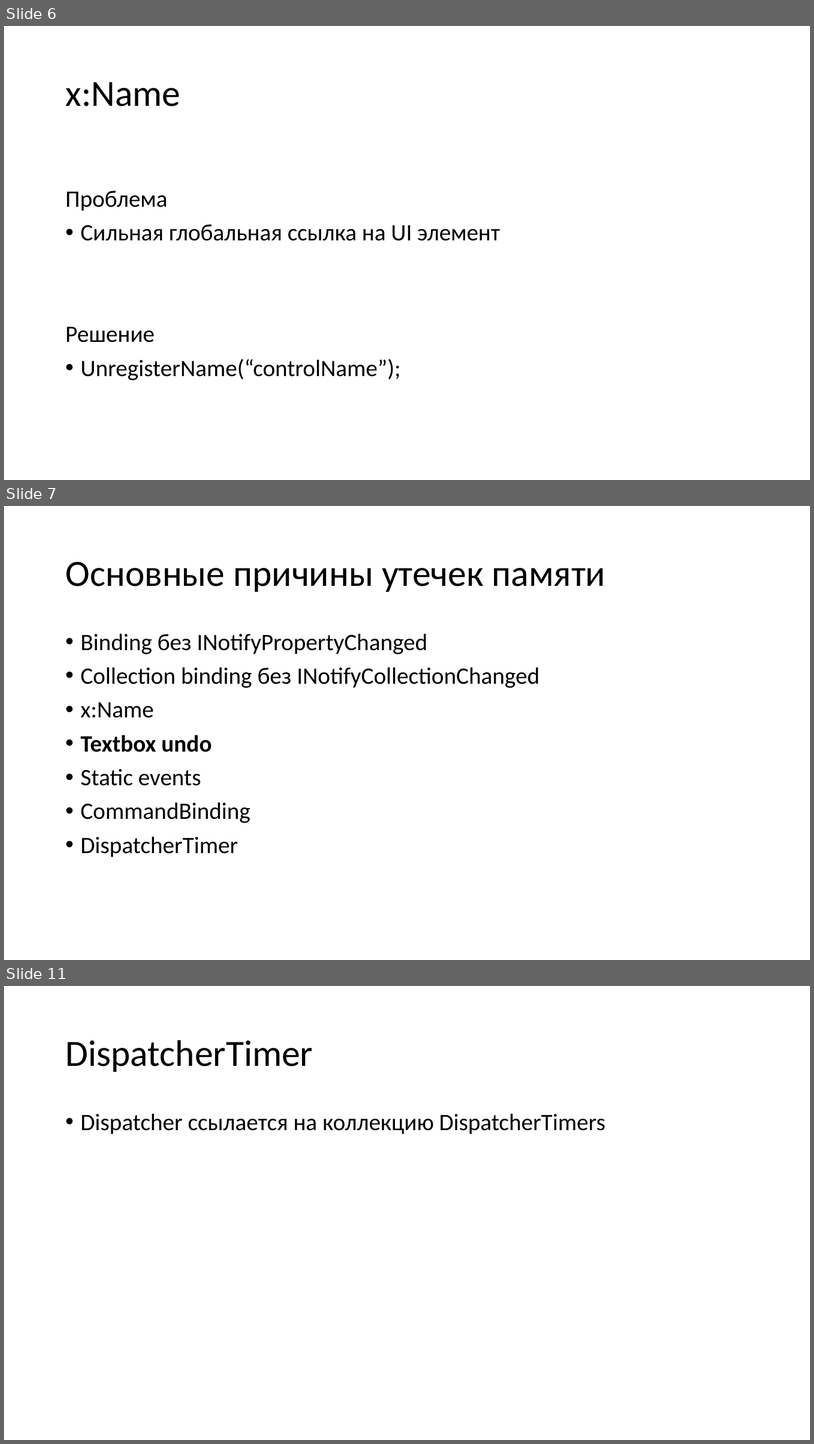
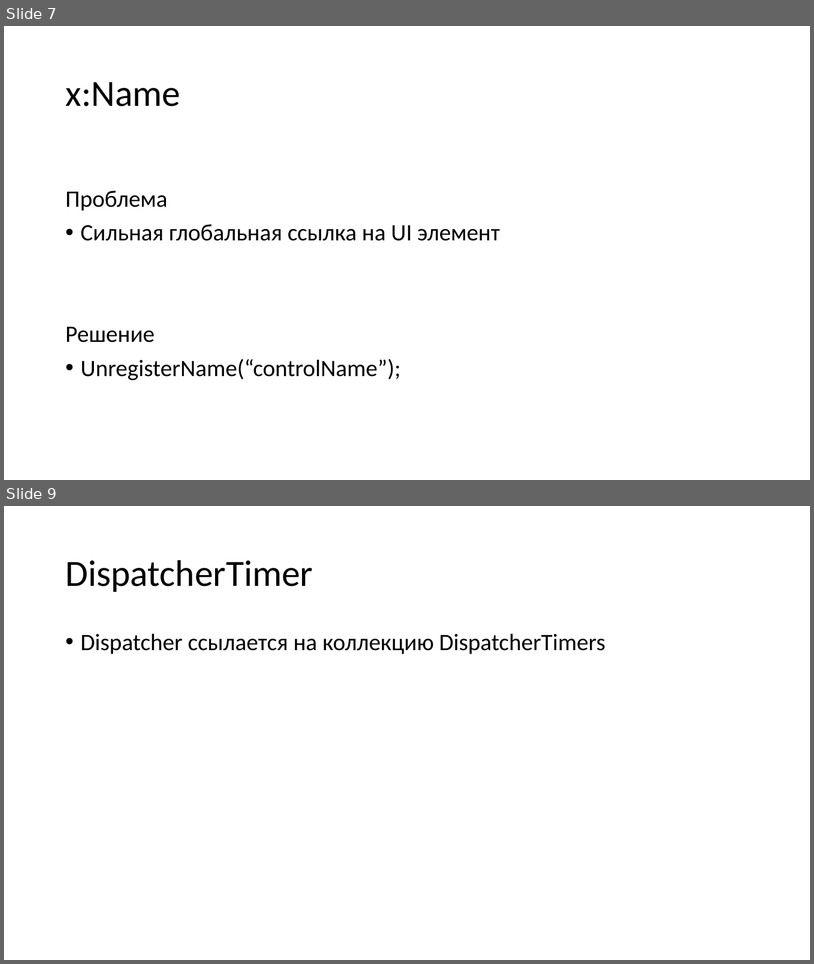
Before and after one commit to Talrandel/MemoryLeak, a slide deck: Утечки памяти.pptx. Shown one above the other, each under a label of ours: slides 6, 7 and 11 before the commit, slides 7 and 9 after it; the slides between them are not shown. The pictures are 814x1444 and 814x964 pixels, drawn with LibreOffice and Linux fonts; fonts in the diff are those of the drawing. Boxes give left, top, right and bottom in pixels: in the first picture for what was removed or moved away, otherwise in the second. Text is boxed around its words. In the diff, an @@ line names an element or a change of style, - is before the commit and + after.

```diff
--- a/Утечки памяти.pptx
+++ b/Утечки памяти.pptx
@@ slide 7 removed at bbox=[4, 506, 810, 960], background #FFFFFF @@
@@ title removed at bbox=[65, 562, 606, 592] @@
-Основные причины утечек памяти
@@ text removed at bbox=[81, 633, 540, 857] @@
-• Binding без INotifyPropertyChanged
-• Collection binding без INotifyCollectionChanged
-• x:Name
-• Textbox undo
-• Static events
-• CommandBinding
-• DispatcherTimer
@@ what was slide 6 is now slide 7 @@
@@ what was slide 11 is now slide 9 @@
```
Also in this commit, not shown: 1 slide changed, 5 slides added, 5 other slides removed.
